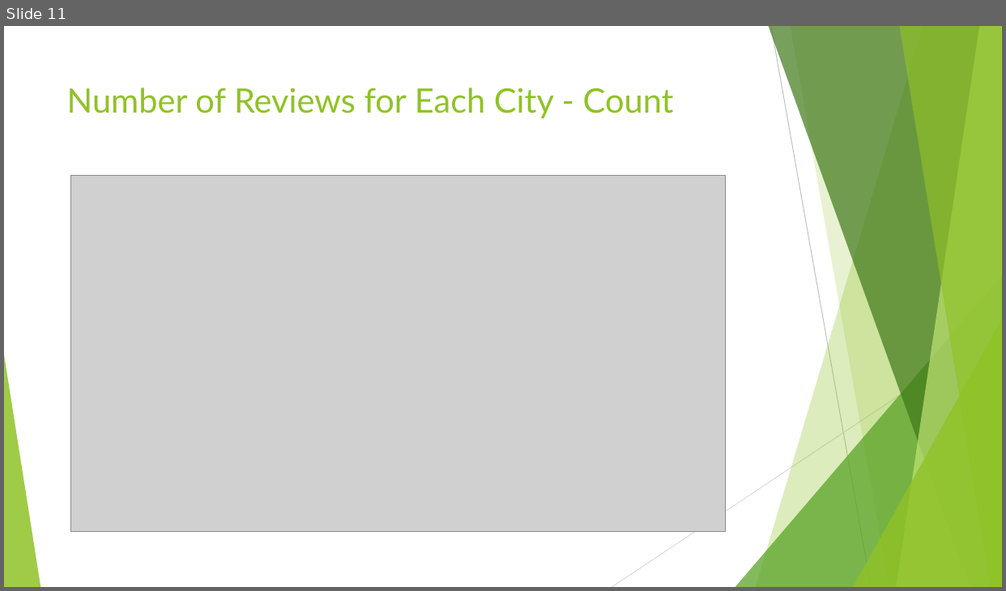
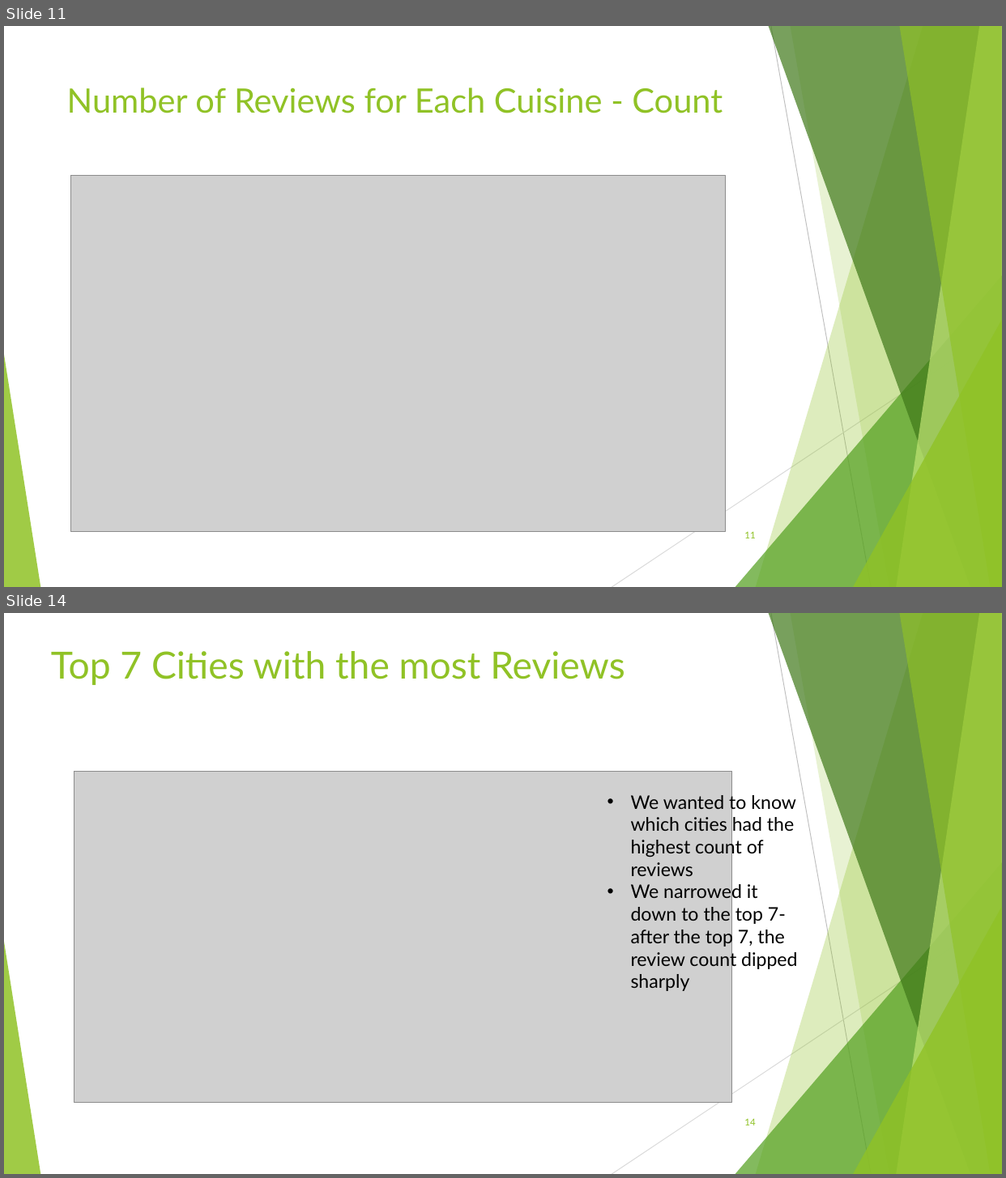
Before and after one commit to Cnw695/Project_1, a slide deck: final_project_one_slides.pptx. Shown one above the other, each under a label of ours: slide 11 before the commit, slides 11 and 14 after it; the slides between them are not shown. The pictures are 1006x591 and 1006x1178 pixels, drawn with LibreOffice and Linux fonts; fonts in the diff are those of the drawing; grey boxes stand for pictures. Boxes give left, top, right and bottom in pixels: in the first picture for what was removed or moved away, otherwise in the second. Text is boxed around its words. In the diff, an @@ line names an element or a change of style, - is before the commit and + after.

```diff
--- a/final_project_one_slides.pptx
+++ b/final_project_one_slides.pptx
@@ slide 14 added at (4,613,1002,1174), background #FFFFFF; not listed: 10 template elements that a slide beside it also shows @@
@@ title added at (51,651,625,685), 36 pt, text #90C226 @@
+Top 7 Cities with the most Reviews
@@ picture added at (74,771,732,1102) @@
@@ text added at (631,792,797,991), 18 pt, text #000000 @@
+• We wanted to know which cities had the highest count of reviews
+• We narrowed it down to the top 7- after the top 7, the review count dipped sharply
@@ page number added at (744,1118,755,1126), 9 pt, text #90C226 @@
+14
@@ slide 11 changed as well @@
@@ title at (67,88,722,113): text changed @@
-Number of Reviews for Each City - Count
+Number of Reviews for Each Cuisine - Count
@@ page number added at (744,531,755,539), 9 pt, text #90C226 @@
+11
```
Also in this commit, not shown: 12 other slides changed, 12 other slides added, 12 slides removed, 10 other files.
